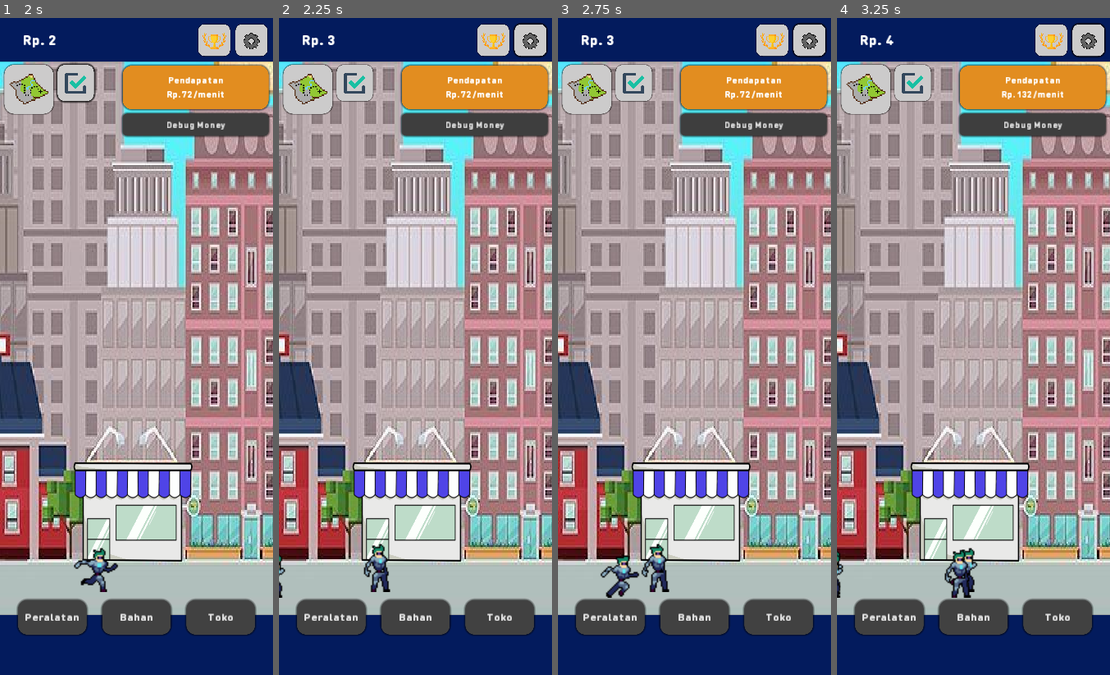
Above: before the commit, frames 1-4 (left to right).
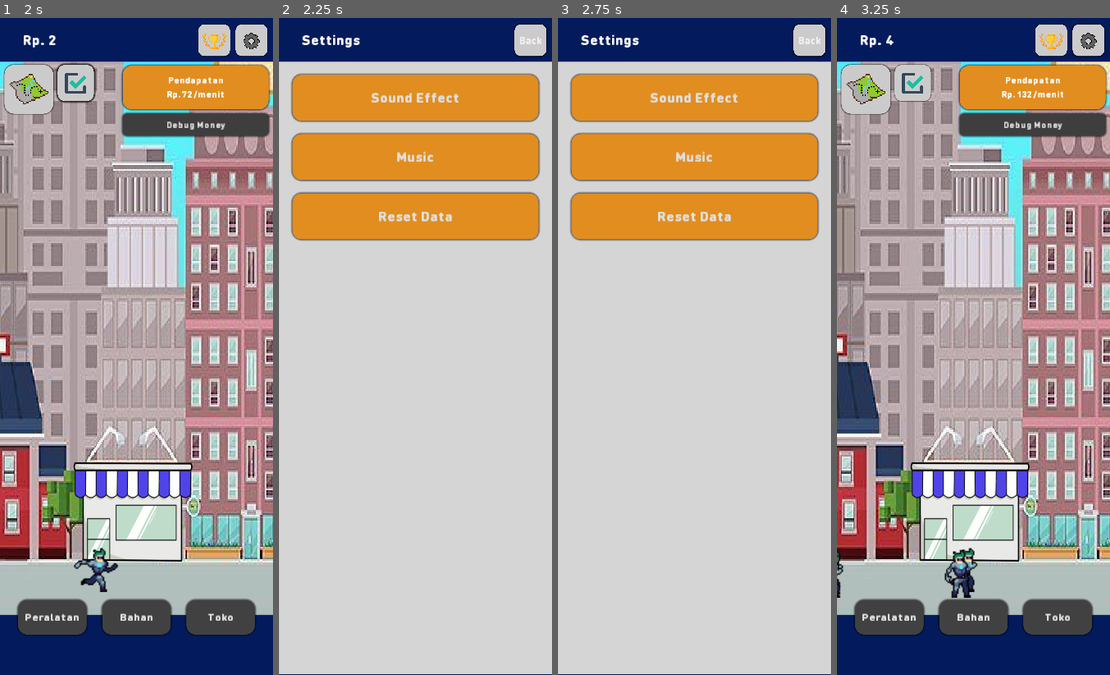
Above: after the commit, the same moments.

Repository: Zakcrust/idlegame-project
Game: Godot game, scene res://Src/View/TestView.tscn
Same seed, same stepped clock (60 frames per second), same inputs: the game is played once before the commit and once after it. The engine's default icon, where the game draws it, is replaced by a stand-in: a white triangle on a blue panel in a dark square.
Inputs (mouse positions are in pixels of both pictures, inside the frame that each line leads up to):
- Up to frame 1 (2 s): click (30, 90) at 0.5 s; click (76, 83) at 1.25 s
- Up to frame 2 (2.25 s): click (530, 37) at 2.02 s
- Up to frame 3 (2.75 s): no input
- Up to frame 4 (3.25 s): click (1088, 37) at 2.77 s

Frame 1 is identical in both runs. In frame 2, 83% of the frame differs, in the area x 0-100%, y 0-100%; in frame 3, 83%; in frame 4, less than 0.1%.

Commit message:
Add config and audio placeholder

Diff:
--- /dev/null
+++ b/Src/Globals/ConfigManager.gd
@@ -0,0 +1,49 @@
+extends Node
+
+onready var path = "user://config.ini"
+var sfx_on = true
+var bgm_on = true
+
+
+func _ready():
+	load_config()
+
+
+func save_config():
+	var config = ConfigFile.new()
+	config.set_value("audio", "sfx", sfx_on)
+	config.set_value("audio", "bgm", bgm_on)
+	var err = config.save(path)
+	if err != OK:
+		print("Error saving config file")
+
+
+func load_config():
+	var config = ConfigFile.new()
+	var default_settings = {
+		"sfx" : true,
+		"bgm" : true
+		}
+	var err = config.load(path)
+	if err != OK:
+		print("Load config error, setting to default values")
+	sfx_on = config.get_value("audio", "sfx", default_settings["sfx"])
+	bgm_on = config.get_value("audio", "bgm", default_settings["bgm"])
+
+
+func is_sfx_on():
+	return sfx_on
+
+
+func is_bgm_on():
+	return bgm_on
+
+
+func toggle_sfx():
+	sfx_on = !sfx_on
+	save_config()
+
+
+func toggle_bgm():
+	bgm_on = !bgm_on
+	save_config()
--- /dev/null
+++ b/Src/Globals/SoundManager.tscn
@@ -0,0 +1,129 @@
+[gd_scene load_steps=2 format=2]
+
+[sub_resource type="GDScript" id=1]
+script/source = "extends Node
+
+export (bool) var debug = false
+
+## MUSIC RELATED
+onready var music_player = $MusicPlayer
+var current_music_stream
+var pause_position
+
+onready var sfx_player = {
+	1 : {
+		\"node\" : $EffectPlayer1,
+		\"sound\" : null
+		},
+	2 : {
+		\"node\" : $EffectPlayer2,
+		\"sound\" : null
+		},
+	3 : {
+		\"node\" : $EffectPlayer3,
+		\"sound\" : null
+	}
+}
+
+
+################################################################
+####### Dictionary of available music and sound effects ########
+
+########## Music ##########
+var music = {
+	\"test\" : \"res://Assets/Audio/bgm.ogg\",
+}
+##############################
+
+
+################################################################
+######################### Sound Effect #########################
+var effect = {
+	\"click\" : \"res://Assets/Audio/click.ogg\",
+	\"coin\" : \"res://Assets/Audio/coinsplash.ogg\",
+}
+################################################################
+
+func _ready():
+	randomize()
+
+
+func play_random_music():
+	var rand = round(rand_range(0, music.size() - 1))
+	play_music(music.keys()[rand])
+	if debug:
+		print(\"Available Music : \" + str(music.keys()))
+
+
+func play_music(music_name):
+	if current_music_stream != null:
+		pause_position = get_music_position()
+
+	if current_music_stream != music[music_name]:
+		current_music_stream = music[music_name]
+		music_player.stream = load(current_music_stream)
+
+	if ConfigManager.music_on:
+		resume_music()
+		if debug:
+			print(\"Playing music : \" + music_name)
+
+
+func get_music_position():
+	return music_player.get_playback_position()
+
+
+func pause_music():
+	pause_position = get_music_position()
+	music_player.stop()
+	if debug:
+		print(\"Music paused\")
+
+
+func resume_music():
+	if current_music_stream == null:
+		play_random_music()
+	else:
+		if get_music_position() == 0:
+			pause_position = 0
+		music_player.play(pause_position)
+		if debug:
+			print(\"Music resumed\")
+
+
+func play_effect(effect_name):
+	if ConfigManager.effect_on:
+		var stream = effect[effect_name]
+
+		# Checking if sfx overlapped
+		for i in range(1, sfx_player.size() + 1):
+			if sfx_player[i][\"sound\"] == stream:
+				_sfx_play(i, stream)
+				return
+
+		# If SFX not overlapping
+		for i in range(1, sfx_player.size() + 1):
+			if !sfx_player[i][\"node\"].playing:
+				_sfx_play(i, stream)
+				return
+
+
+func _sfx_play(index, stream):
+	sfx_player[index][\"sound\"] = stream
+	sfx_player[index][\"node\"].stream = load(stream)
+	sfx_player[index][\"node\"].play()
+	if debug:
+		print(\"Playing SFX Player - \" + str(index))
+"
+
+[node name="SoundManager" type="Node"]
+pause_mode = 2
+script = SubResource( 1 )
+
+[node name="MusicPlayer" type="AudioStreamPlayer" parent="."]
+
+[node name="EffectPlayer1" type="AudioStreamPlayer" parent="."]
+
+[node name="EffectPlayer2" type="AudioStreamPlayer" parent="."]
+
+[node name="EffectPlayer3" type="AudioStreamPlayer" parent="."]
--- a/Src/View/GameUI.gd
+++ b/Src/View/GameUI.gd
@@ -1,7 +1,17 @@
 extends CanvasLayer
 
-func _ready():
-	DataManager.connect("money_changed", self, "set_earnings")
 
-func set_earnings(value : int) -> void:
-	$Control/Earnings.text = "Rp. %s " % value
+func _on_Topbar_settings_pressed():
+	$Settings.display()
+
+
+func _on_Topbar_quest_pressed():
+	pass # Replace with function body.
+
+
+func _on_Topbar_map_pressed():
+	pass # Replace with function body.
+
+
+func _on_Topbar_achievement_pressed():
+	pass # Replace with function body.
--- a/Src/View/GameUI.tscn
+++ b/Src/View/GameUI.tscn
@@ -1,14 +1,23 @@
-[gd_scene load_steps=4 format=2]
+[gd_scene load_steps=6 format=2]
 
 [ext_resource path="res://Src/View/UpgradeDrawer.tscn" type="PackedScene" id=1]
 [ext_resource path="res://Src/View/Topbar.tscn" type="PackedScene" id=2]
 [ext_resource path="res://Src/Components/Message/Message.tscn" type="PackedScene" id=3]
+[ext_resource path="res://Src/View/Settings.tscn" type="PackedScene" id=4]
+[ext_resource path="res://Src/View/GameUI.gd" type="Script" id=5]
 
 [node name="GameUI" type="CanvasLayer"]
-script = ExtResource( 1 )
+script = ExtResource( 5 )
 
 [node name="UpgradeDrawer" parent="." instance=ExtResource( 1 )]
 
 [node name="Topbar" parent="." instance=ExtResource( 2 )]
 
+[node name="Settings" parent="." instance=ExtResource( 4 )]
+
 [node name="Message" parent="." instance=ExtResource( 3 )]
+
+[connection signal="achievement_pressed" from="Topbar" to="." method="_on_Topbar_achievement_pressed"]
+[connection signal="map_pressed" from="Topbar" to="." method="_on_Topbar_map_pressed"]
+[connection signal="quest_pressed" from="Topbar" to="." method="_on_Topbar_quest_pressed"]
+[connection signal="settings_pressed" from="Topbar" to="." method="_on_Topbar_settings_pressed"]
--- /dev/null
+++ b/Src/View/Settings.gd
@@ -0,0 +1,37 @@
+extends CanvasLayer
+
+onready var control = $Control
+onready var sfx = $Control/VBoxContainer/Sfx
+onready var bgm = $Control/VBoxContainer/Bgm
+onready var reset_data = $Control/VBoxContainer/ResetData
+
+
+func _ready():
+	update_button_modulate_state()
+
+
+func _on_Sfx_pressed():
+	ConfigManager.toggle_sfx()
+	update_button_modulate_state()
+
+
+func _on_Bgm_pressed():
+	ConfigManager.toggle_bgm()
+	update_button_modulate_state()
+
+
+func _on_ResetData_pressed():
+	pass # Replace with function body.
+
+
+func _on_Back_pressed():
+	control.visible = false
+
+
+func update_button_modulate_state():
+	sfx.modulate = "ffffff" if ConfigManager.is_sfx_on() else "d6d6d6"
+	bgm.modulate = "ffffff" if ConfigManager.is_bgm_on() else "d6d6d6"
+
+
+func display():
+	control.visible = true
--- /dev/null
+++ b/Src/View/Settings.tscn
@@ -0,0 +1,169 @@
+[gd_scene load_steps=12 format=2]
+
+[ext_resource path="res://Assets/Font/DINRoundPro-Black.ttf" type="DynamicFontData" id=1]
+[ext_resource path="res://Src/View/Settings.gd" type="Script" id=2]
+
+[sub_resource type="StyleBoxFlat" id=1]
+bg_color = Color( 0.839216, 0.839216, 0.839216, 1 )
+
+[sub_resource type="StyleBoxFlat" id=8]
+bg_color = Color( 0.0156863, 0.109804, 0.368627, 1 )
+shadow_size = 2
+
+[sub_resource type="DynamicFont" id=2]
+size = 32
+use_filter = true
+font_data = ExtResource( 1 )
+
+[sub_resource type="StyleBoxFlat" id=5]
+bg_color = Color( 0.803922, 0.8, 0.8, 1 )
+corner_radius_top_left = 30
+corner_radius_top_right = 30
+corner_radius_bottom_right = 30
+corner_radius_bottom_left = 30
+shadow_size = 10
+
+[sub_resource type="StyleBoxFlat" id=6]
+bg_color = Color( 0.803922, 0.8, 0.8, 1 )
+corner_radius_top_left = 30
+corner_radius_top_right = 30
+corner_radius_bottom_right = 30
+corner_radius_bottom_left = 30
+shadow_size = 10
+
+[sub_resource type="StyleBoxFlat" id=7]
+bg_color = Color( 0.803922, 0.8, 0.8, 1 )
+corner_radius_top_left = 30
+corner_radius_top_right = 30
+corner_radius_bottom_right = 30
+corner_radius_bottom_left = 30
+shadow_size = 5
+
+[sub_resource type="DynamicFont" id=9]
+size = 50
+use_filter = true
+font_data = ExtResource( 1 )
+
+[sub_resource type="StyleBoxFlat" id=11]
+bg_color = Color( 0.890196, 0.556863, 0.129412, 1 )
+corner_radius_top_left = 20
+corner_radius_top_right = 20
+corner_radius_bottom_right = 20
+corner_radius_bottom_left = 20
+shadow_size = 10
+
+[sub_resource type="StyleBoxFlat" id=10]
+bg_color = Color( 0.890196, 0.556863, 0.129412, 1 )
+corner_radius_top_left = 20
+corner_radius_top_right = 20
+corner_radius_bottom_right = 20
+corner_radius_bottom_left = 20
+shadow_size = 5
+
+[node name="Settings" type="CanvasLayer"]
+script = ExtResource( 2 )
+
+[node name="Control" type="Control" parent="."]
+visible = false
+margin_right = 40.0
+margin_bottom = 40.0
+__meta__ = {
+"_edit_use_anchors_": false
+}
+
+[node name="Panel" type="Panel" parent="Control"]
+margin_right = 600.0
+margin_bottom = 1440.0
+custom_styles/panel = SubResource( 1 )
+__meta__ = {
+"_edit_lock_": true,
+"_edit_use_anchors_": false
+}
+
+[node name="Bar" type="Panel" parent="Control"]
+margin_right = 600.0
+margin_bottom = 95.0
+custom_styles/panel = SubResource( 8 )
+__meta__ = {
+"_edit_lock_": true,
+"_edit_use_anchors_": false,
+"_editor_description_": ""
+}
+
+[node name="Title" type="Label" parent="Control/Bar"]
+margin_left = 50.0
+margin_right = 372.999
+margin_bottom = 95.0
+custom_fonts/font = SubResource( 2 )
+text = "Settings"
+valign = 1
+__meta__ = {
+"_edit_use_anchors_": false
+}
+
+[node name="Back" type="Button" parent="Control/Bar"]
+margin_left = 518.093
+margin_top = 14.2464
+margin_right = 668.093
+margin_bottom = 164.246
+rect_min_size = Vector2( 150, 150 )
+rect_scale = Vector2( 0.463407, 0.463407 )
+custom_styles/hover = SubResource( 5 )
+custom_styles/pressed = SubResource( 6 )
+custom_styles/focus = SubResource( 6 )
+custom_styles/normal = SubResource( 7 )
+custom_fonts/font = SubResource( 9 )
+custom_colors/font_color = Color( 0, 0, 0, 1 )
+text = "Back"
+__meta__ = {
+"_edit_group_": true,
+"_edit_use_anchors_": false
+}
+
+[node name="VBoxContainer" type="VBoxContainer" parent="Control"]
+margin_left = 30.0
+margin_top = 125.0
+margin_right = 570.0
+margin_bottom = 485.0
+rect_min_size = Vector2( 540, 0 )
+custom_constants/separation = 30
+__meta__ = {
+"_edit_use_anchors_": false
+}
+
+[node name="Sfx" type="Button" parent="Control/VBoxContainer"]
+margin_right = 540.0
+margin_bottom = 100.0
+rect_min_size = Vector2( 0, 100 )
+focus_mode = 0
+custom_styles/pressed = SubResource( 11 )
+custom_styles/normal = SubResource( 10 )
+custom_fonts/font = SubResource( 2 )
+text = "Sound Effect"
+
+[node name="Bgm" type="Button" parent="Control/VBoxContainer"]
+margin_top = 130.0
+margin_right = 540.0
+margin_bottom = 230.0
+rect_min_size = Vector2( 0, 100 )
+focus_mode = 0
+custom_styles/pressed = SubResource( 11 )
+custom_styles/normal = SubResource( 10 )
+custom_fonts/font = SubResource( 2 )
+text = "Music"
+
+[node name="ResetData" type="Button" parent="Control/VBoxContainer"]
+margin_top = 260.0
+margin_right = 540.0
+margin_bottom = 360.0
+rect_min_size = Vector2( 0, 100 )
+focus_mode = 0
+custom_styles/pressed = SubResource( 11 )
+custom_styles/normal = SubResource( 10 )
+custom_fonts/font = SubResource( 2 )
+text = "Reset Data"
+
+[connection signal="pressed" from="Control/Bar/Back" to="." method="_on_Back_pressed"]
+[connection signal="pressed" from="Control/VBoxContainer/Sfx" to="." method="_on_Sfx_pressed"]
+[connection signal="pressed" from="Control/VBoxContainer/Bgm" to="." method="_on_Bgm_pressed"]
+[connection signal="pressed" from="Control/VBoxContainer/ResetData" to="." method="_on_ResetData_pressed"]
--- a/Src/View/Topbar.gd
+++ b/Src/View/Topbar.gd
@@ -1,4 +1,10 @@
 extends CanvasLayer
+
+signal settings_pressed
+signal achievement_pressed
+signal quest_pressed
+signal map_pressed
+
 
 func _ready():
 	set_income(0)
@@ -6,11 +12,14 @@
 	DataManager.connect("money_changed", self, "set_income")
 	DataManager.connect("ipm_changed", self, "set_ipm_view")
 
+
 func set_income(value) -> void:
 	$Bar/Title.text = "Rp. %s" % value
 
+
 func set_ipm_view(value) -> void:
 	$IncomeContainer/VBoxContainer/Income.text = "Rp. %s /menit" % value
+
 
 func _on_DebugMoney_pressed():
 	var money = DataManager.get_money()
@@ -19,16 +28,16 @@
 
 
 func _on_Map_pressed():
-	pass # Replace with function body.
+	emit_signal("map_pressed")
 
 
 func _on_Quest_pressed():
-	pass # Replace with function body.
-
-
-func _on_Config_pressed():
-	pass # Replace with function body.
+	emit_signal("quest_pressed")
 
 
 func _on_Achievement_pressed():
-	pass # Replace with function body.
+	emit_signal("achievement_pressed")
+
+
+func _on_Settings_pressed():
+	emit_signal("settings_pressed")
--- a/Src/View/Topbar.tscn
+++ b/Src/View/Topbar.tscn
@@ -192,24 +192,24 @@
 "_edit_use_anchors_": false
 }
 
-[node name="Config" type="Button" parent="."]
+[node name="Settings" type="Button" parent="."]
 margin_left = 518.093
 margin_top = 14.2464
 margin_right = 668.093
 margin_bottom = 164.246
 rect_min_size = Vector2( 150, 150 )
 rect_scale = Vector2( 0.463407, 0.463407 )
-custom_styles/hover = SubResource( 5 )
-custom_styles/pressed = SubResource( 6 )
-custom_styles/focus = SubResource( 6 )
-custom_styles/normal = SubResource( 7 )
-custom_fonts/font = SubResource( 2 )
-__meta__ = {
-"_edit_group_": true,
-"_edit_use_anchors_": false
-}
-
-[node name="Sprite" type="TextureRect" parent="Config"]
+custom_styles/hover = SubResource( 13 )
+custom_styles/pressed = SubResource( 14 )
+custom_styles/focus = SubResource( 14 )
+custom_styles/normal = SubResource( 15 )
+custom_fonts/font = SubResource( 11 )
+__meta__ = {
+"_edit_group_": true,
+"_edit_use_anchors_": false
+}
+
+[node name="Sprite" type="TextureRect" parent="Settings"]
 margin_left = 25.4429
 margin_top = 31.6187
 margin_right = 485.443
@@ -266,6 +266,6 @@
 
 [connection signal="pressed" from="Map" to="." method="_on_Map_pressed"]
 [connection signal="pressed" from="Quest" to="." method="_on_Quest_pressed"]
-[connection signal="pressed" from="Config" to="." method="_on_Config_pressed"]
+[connection signal="pressed" from="Settings" to="." method="_on_Settings_pressed"]
 [connection signal="pressed" from="Achievement" to="." method="_on_Achievement_pressed"]
 [connection signal="pressed" from="DebugMoney" to="." method="_on_DebugMoney_pressed"]
--- a/project.godot
+++ b/project.godot
@@ -48,6 +48,8 @@
 EffectStatus="*res://Src/Globals/EffectStatus.gd"
 DataManager="*res://Src/Globals/DataManager.gd"
 EventManager="*res://Src/Globals/EventManager.gd"
+SoundManager="*res://Src/Globals/SoundManager.tscn"
+ConfigManager="*res://Src/Globals/ConfigManager.gd"
 
 [display]
 
Not shown, added: Assets/Audio/bgm.ogg.import
Not shown, added: Assets/Audio/click.ogg.import
Not shown, added: Assets/Audio/coinsplash.ogg.import
Not shown: 11 places in Src/View/Topbar.tscn that only renumber resources
Not shown: 8 places in Src/View/UpgradeDrawer.tscn that only renumber resources
Not shown, added: Assets/Audio/bgm.ogg
Not shown, added: Assets/Audio/click.ogg
Not shown, added: Assets/Audio/coinsplash.ogg
